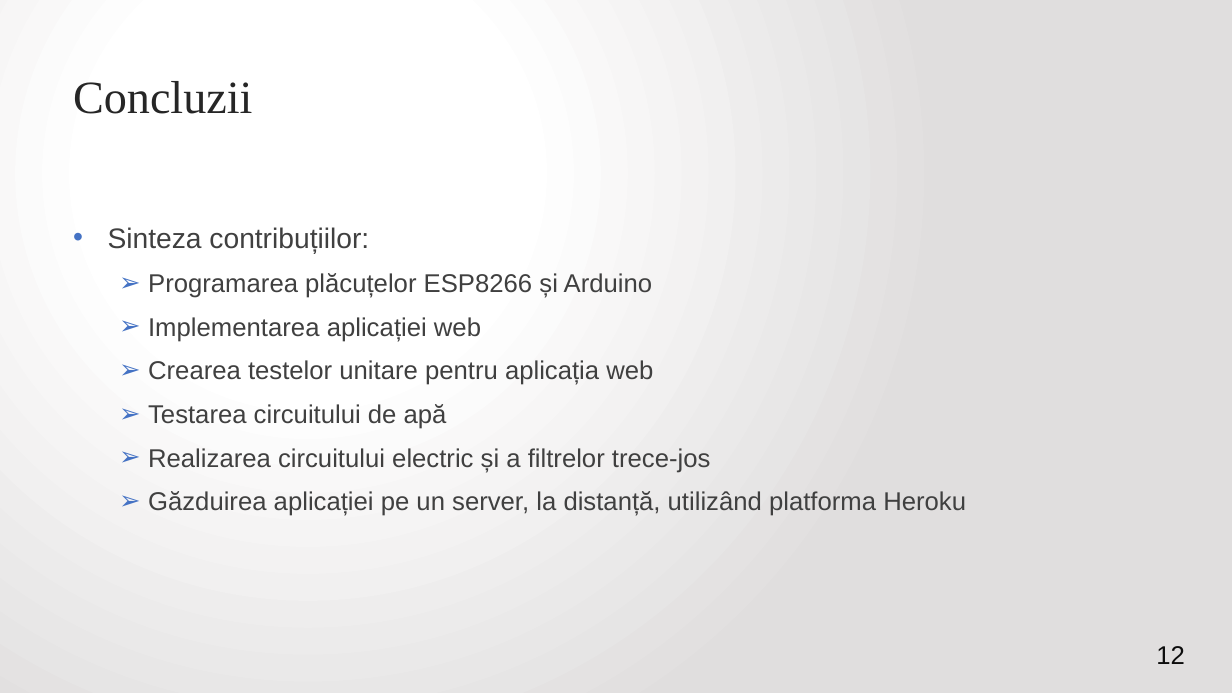
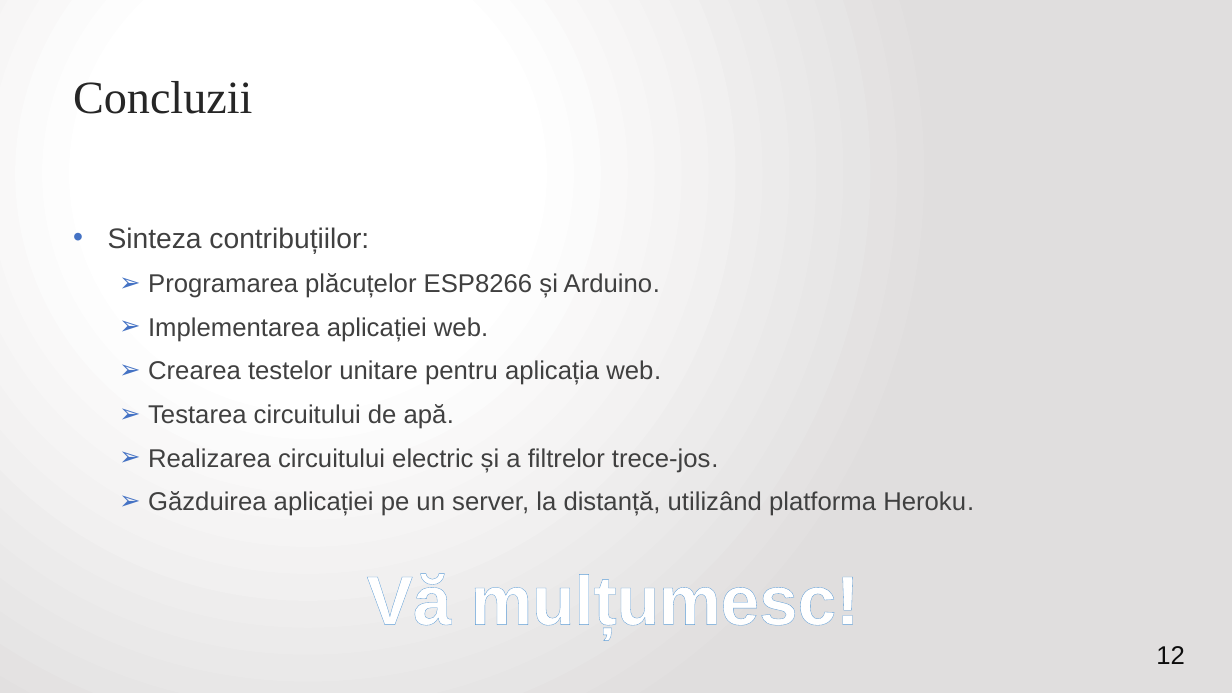
Before and after one commit to VitomirDragan/TemperatureManagement-IOT-, a slide deck: slide 12 of Prezentare/Termostat inteligent controlat printr-o aplicație web.pptx. Drawn at 1232x693 pixels with LibreOffice and Linux fonts; fonts in the diff are those of the drawing. Boxes give left, top, right and bottom in pixels: in the first picture for what was removed or moved away, otherwise in the second. Text is boxed around its words. In the diff, an @@ line names an element or a change of style, - is before the commit and + after.

```diff
--- a/Prezentare/Termostat inteligent controlat printr-o aplicație web.pptx
+++ b/Prezentare/Termostat inteligent controlat printr-o aplicație web.pptx
@@ text at (x1=148, y1=273, x2=974, y2=516): text changed @@
-  ➢ Programarea plăcuțelor ESP8266 și Arduino
-  ➢ Implementarea aplicației web
-  ➢ Crearea testelor unitare pentru aplicația web
-  ➢ Testarea circuitului de apă
-  ➢ Realizarea circuitului electric și a filtrelor trece-jos
-  ➢ Găzduirea aplicației pe un server, la distanță, utilizând platforma Heroku
+  ➢ Programarea plăcuțelor ESP8266 și Arduino.
+  ➢ Implementarea aplicației web.
+  ➢ Crearea testelor unitare pentru aplicația web.
+  ➢ Testarea circuitului de apă.
+  ➢ Realizarea circuitului electric și a filtrelor trece-jos.
+  ➢ Găzduirea aplicației pe un server, la distanță, utilizând platforma Heroku.
@@ text added at (x1=367, y1=573, x2=860, y2=637), 54 pt, text #FFFFFF, bold @@
+Vă mulțumesc!
```
Also in this commit, not shown: 8 other slides changed, 3 other files.
